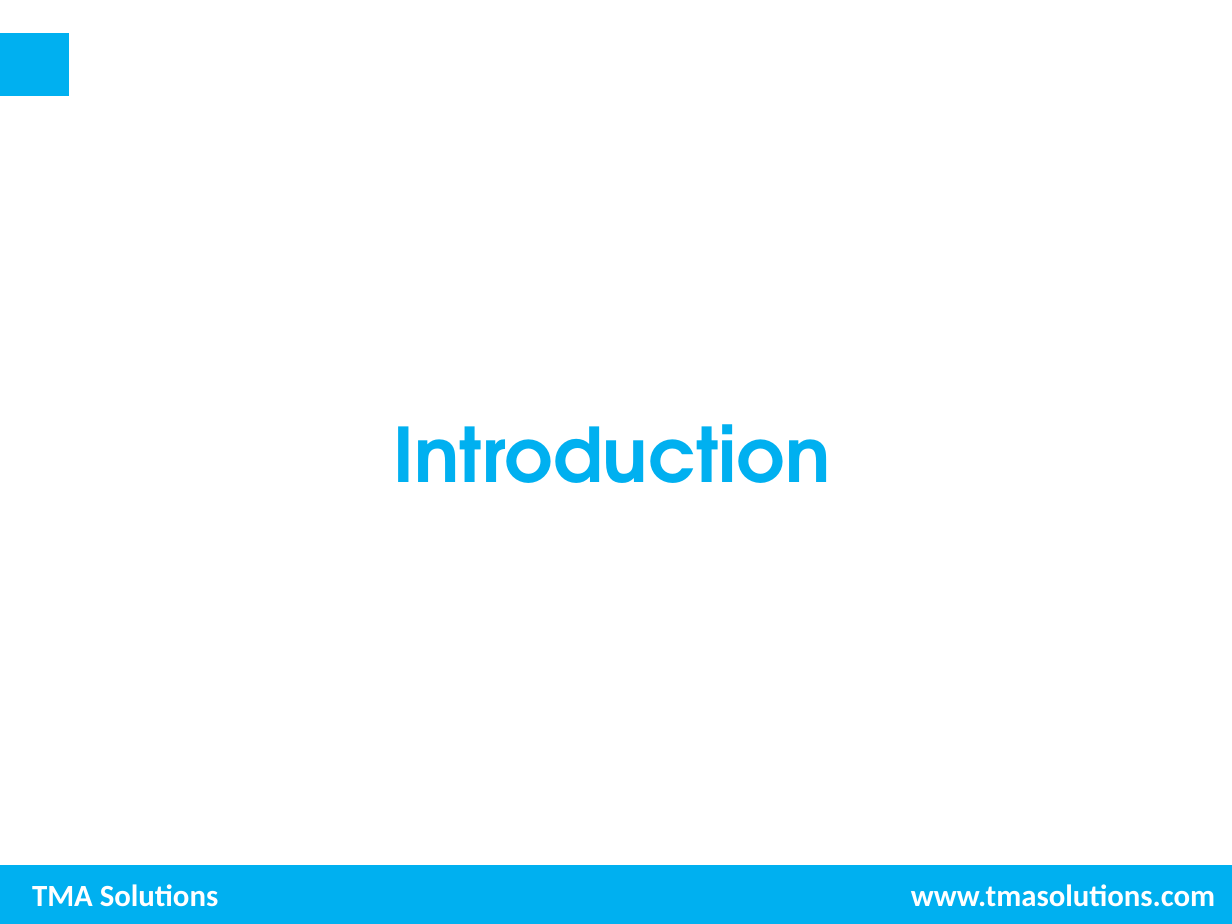
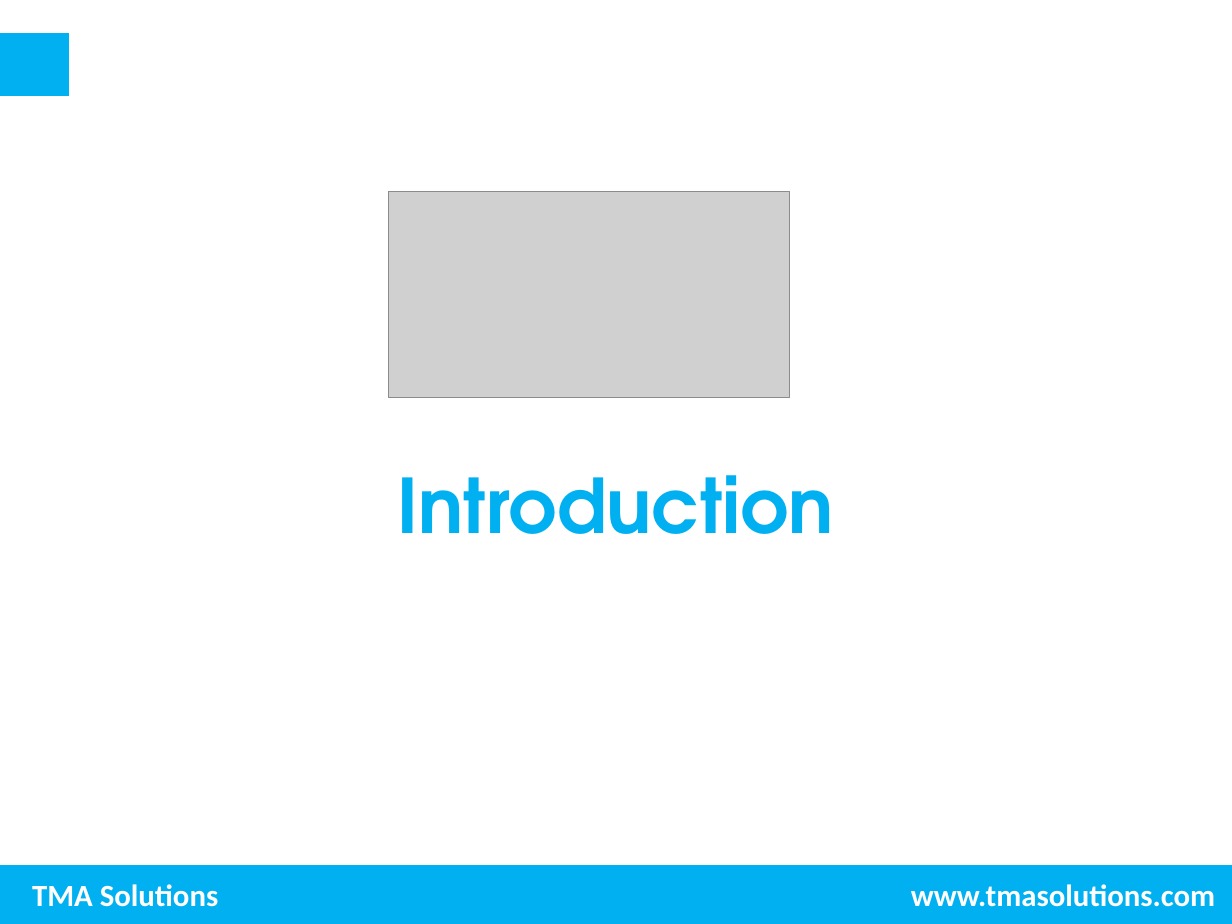
Before and after one commit to trungnghia2009/MachineLearning, a slide deck: slide 3 of Photoelectric effect.pptx. Drawn at 1232x924 pixels with LibreOffice and Linux fonts; fonts in the diff are those of the drawing; grey boxes stand for pictures; background and template pictures are left out. Boxes give left, top, right and bottom in pixels: in the first picture for what was removed or moved away, otherwise in the second. Text is boxed around its words. In the diff, an @@ line names an element or a change of style, - is before the commit and + after.

```diff
--- a/Photoelectric effect.pptx
+++ b/Photoelectric effect.pptx
@@ picture added at [388, 191, 790, 398] @@
@@ subtitle "Introduction": place and size @@
-subtitle "Introduction" at [394, 424, 831, 483]
+subtitle "Introduction" at [397, 475, 834, 534]
```
Also in this commit, not shown: 7 other slides changed.
